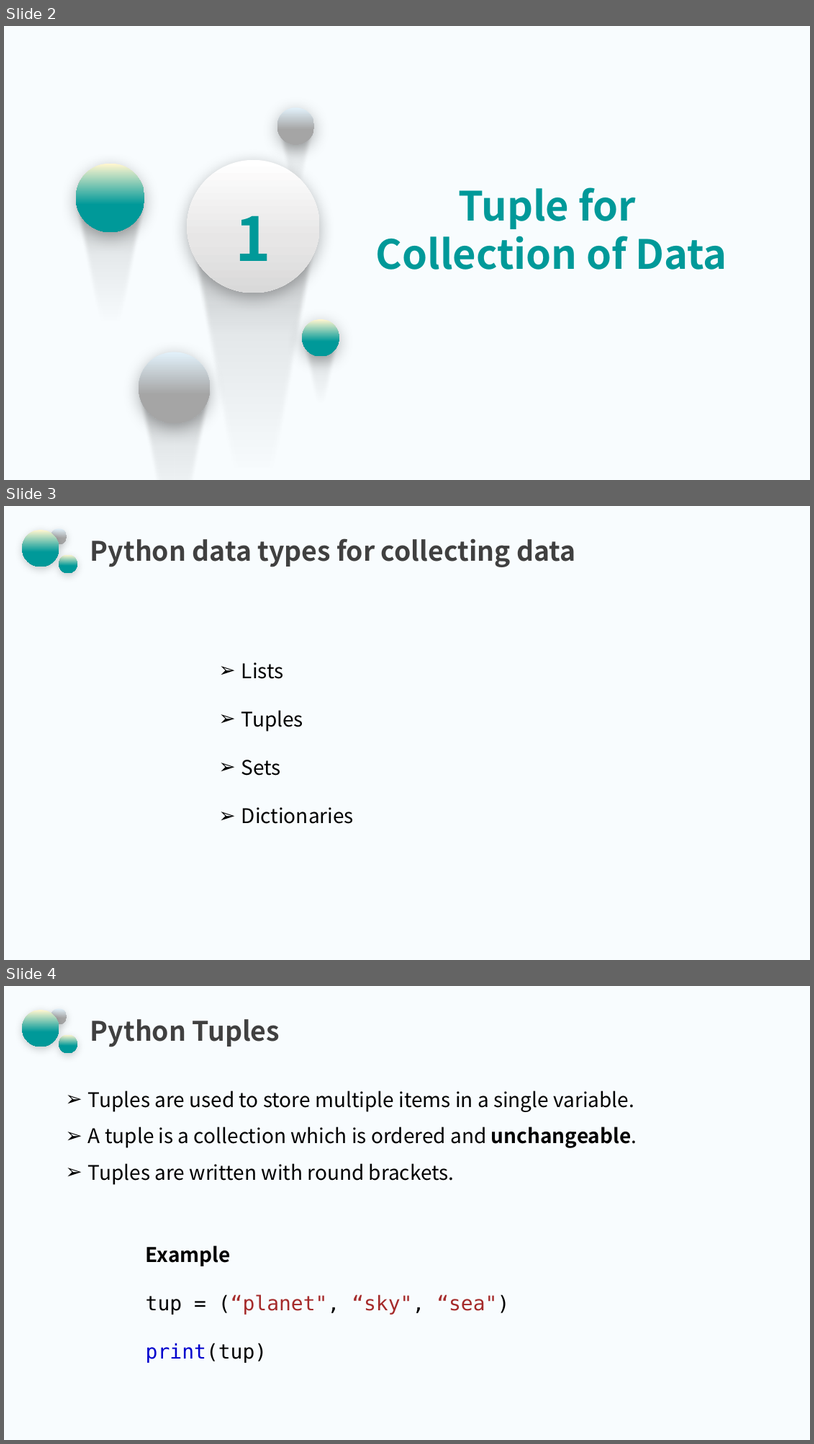
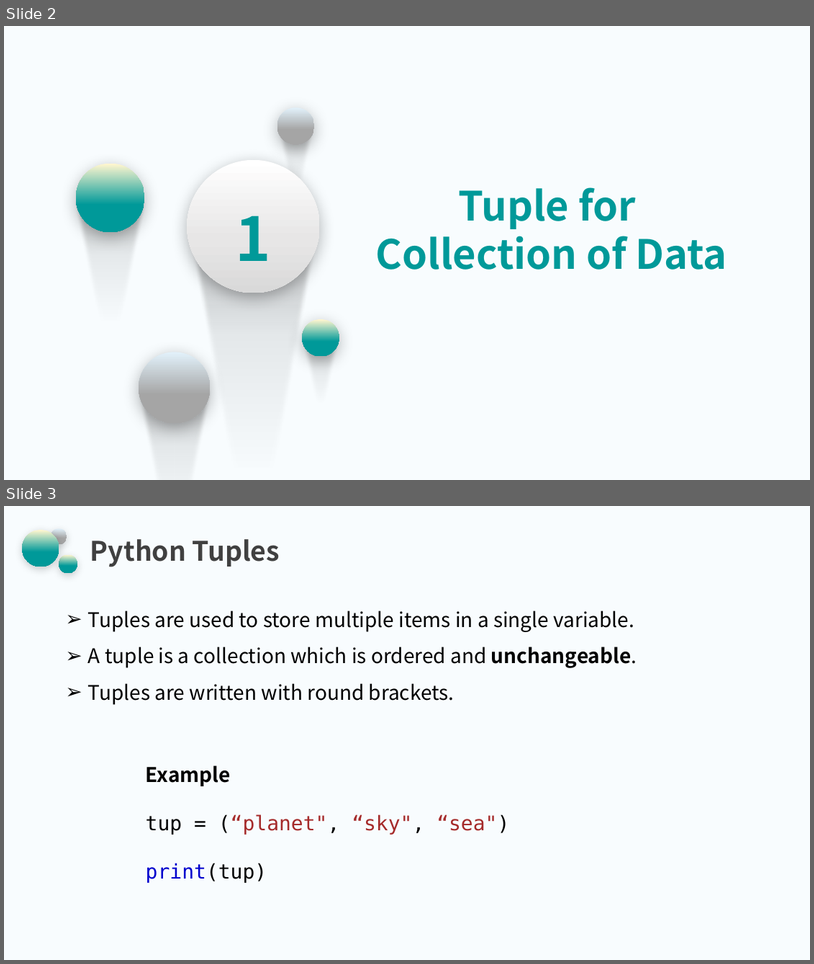
Before and after one commit to jianchentech/PythonLesson, a slide deck: pythonBeginnerLecture/PythonPart8.pptx. Shown one above the other, each under a label of ours: slides 2, 3 and 4 before the commit, slides 2 and 3 after it. The pictures are 814x1444 and 814x964 pixels, drawn with LibreOffice and Linux fonts; fonts in the diff are those of the drawing; background and template pictures are left out. Boxes give left, top, right and bottom in pixels: in the first picture for what was removed or moved away, otherwise in the second. Text is boxed around its words. In the diff, an @@ line names an element or a change of style, - is before the commit and + after.

```diff
--- a/pythonBeginnerLecture/PythonPart8.pptx
+++ b/pythonBeginnerLecture/PythonPart8.pptx
@@ slide 3 removed at [4, 506, 810, 960], background picture (left out); not listed: 3 template elements that a slide beside it also shows @@
@@ title removed at [90, 538, 576, 567] @@
-Python data types for collecting data
@@ text removed at [242, 662, 354, 824] @@
-➢ Lists
-➢ Tuples
-➢ Sets
-➢ Dictionaries
@@ what was slide 4 is now slide 3 @@
```
Also in this commit, not shown: 1 other slide removed, 1 other file.
